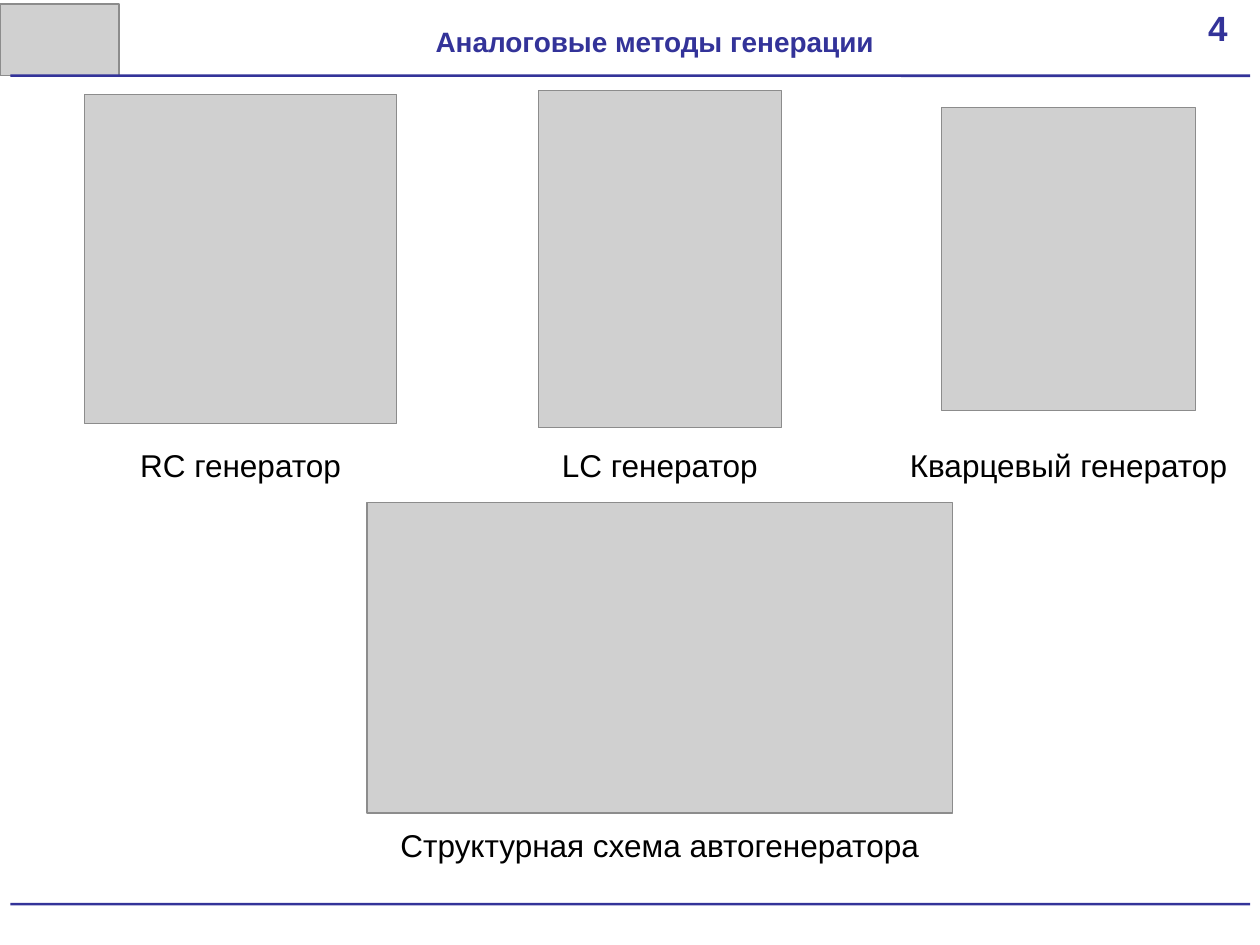
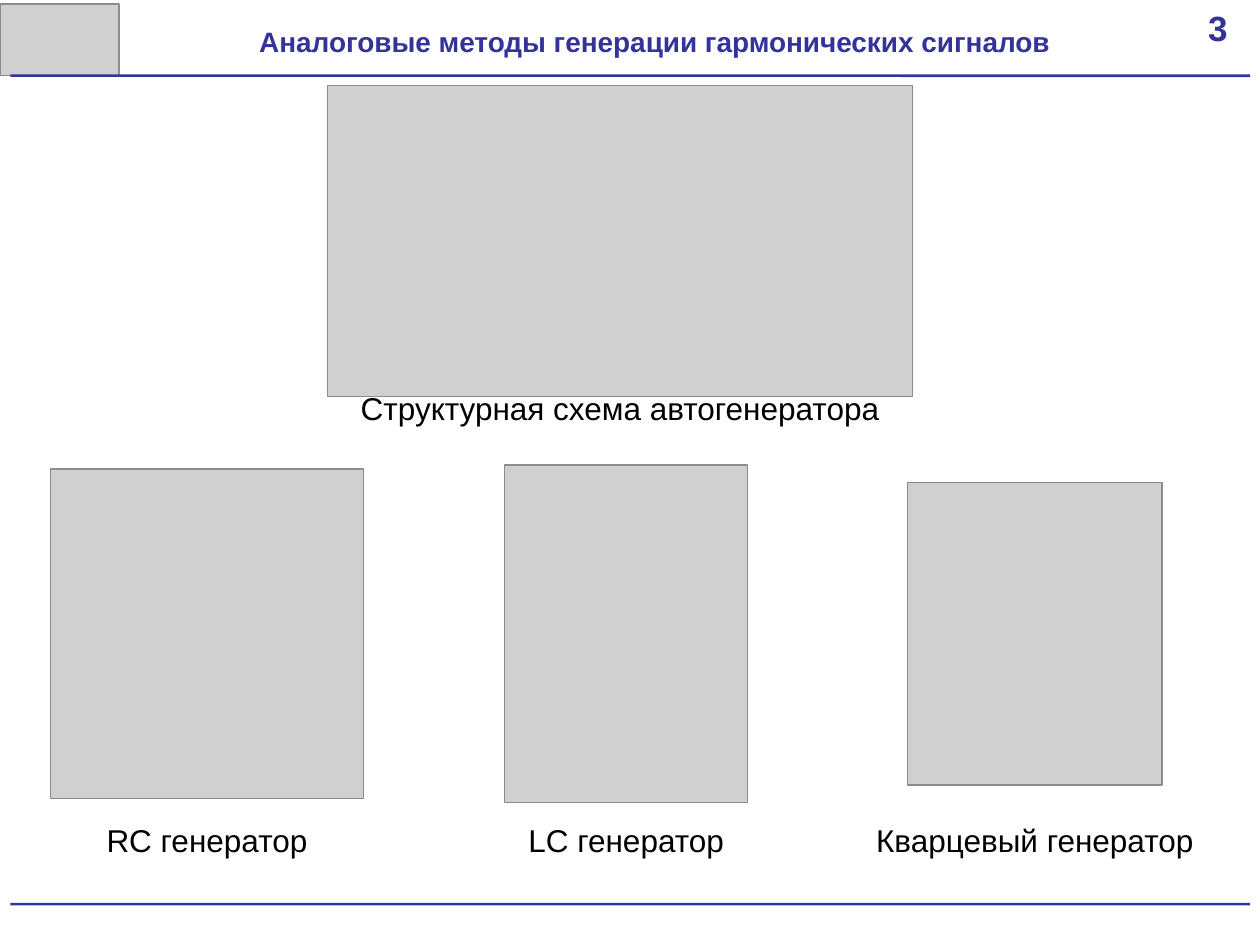
Before and after one commit to scorpion-afi/oscilator, a slide deck: slide 3 of documentation/Presentation.pptx (slide 4 before the commit). Drawn at 1260x945 pixels with LibreOffice and Linux fonts; fonts in the diff are those of the drawing; grey boxes stand for pictures. Boxes give left, top, right and bottom in pixels: in the first picture for what was removed or moved away, otherwise in the second. Text is boxed around its words. In the diff, an @@ line names an element or a change of style, - is before the commit and + after.

```diff
--- a/documentation/Presentation.pptx
+++ b/documentation/Presentation.pptx
@@ page number at bbox=[1208, 16, 1227, 42]: text changed @@
-4
+3
@@ text at bbox=[259, 32, 1049, 57]: text changed @@
-Аналоговые методы генерации
+Аналоговые методы генерации гармонических сигналов
@@ picture: place and size @@
-picture at bbox=[367, 503, 953, 814]
+picture at bbox=[328, 86, 914, 397]
@@ text "Структурная схема автогенератора": place and size @@
-text "Структурная схема автогенератора" at bbox=[400, 835, 919, 863]
+text "Структурная схема автогенератора" at bbox=[361, 395, 879, 426]
@@ 3 pictures, 3 texts: place and size @@
-3 pictures, 3 texts at bbox=[84, 91, 1227, 483]
+3 pictures, 3 texts at bbox=[50, 465, 1194, 858]
```
Also in this commit, not shown: 14 other slides changed, 3 slides added, 1 slide removed, 1 other file.
